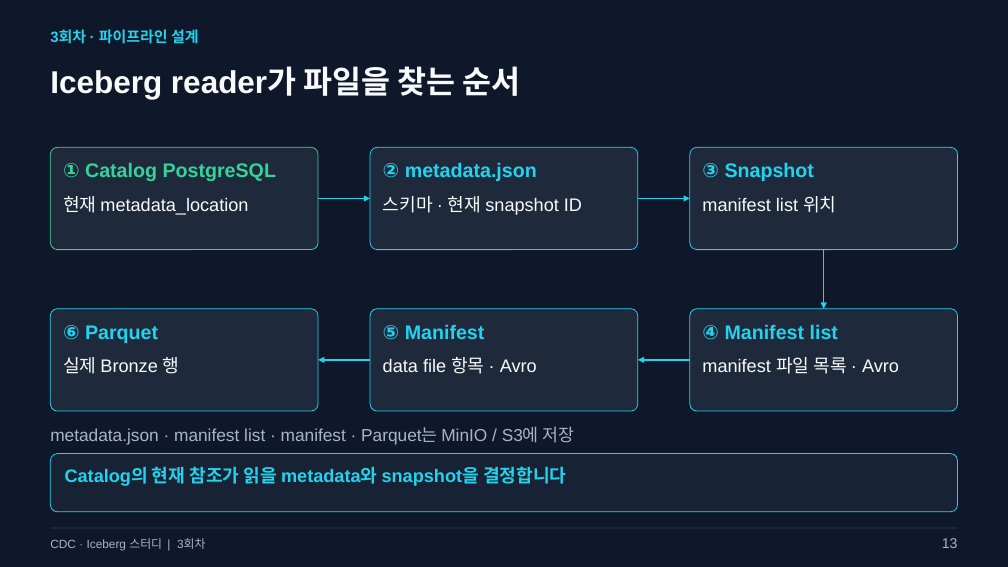
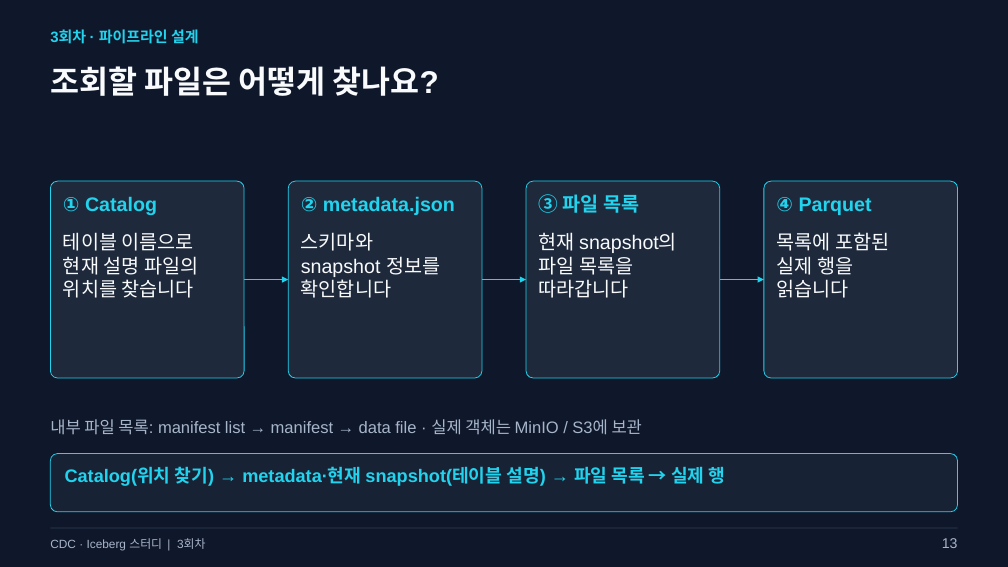
Before and after one commit to kim-dabin/cdc-lakehouse-study, a slide deck: slide 13 of labs/session03/slides/03-session03.pptx. Drawn at 1008x567 pixels with LibreOffice and Linux fonts; fonts in the diff are those of the drawing. Boxes give left, top, right and bottom in pixels: in the first picture for what was removed or moved away, otherwise in the second. Text is boxed around its words. In the diff, an @@ line names an element or a change of style, - is before the commit and + after.

```diff
--- a/labs/session03/slides/03-session03.pptx
+++ b/labs/session03/slides/03-session03.pptx
@@ text at (50,66,438,96): text changed @@
-Iceberg reader가 파일을 찾는 순서
+조회할 파일은 어떻게 찾나요?
@@ rounded rectangle: place and size @@
-rounded rectangle at (51,147,318,250)
+rounded rectangle at (51,181,244,378)
@@ rounded rectangle at (51,181,244,378): outline #34D399 0.75 pt to #22D3EE 0.75 pt; proportions changed @@
@@ text at (63,196,157,215): text changed; text colour #34D399 to #22D3EE @@
-① Catalog PostgreSQL
+① Catalog
@@ rounded rectangle: place and size @@
-rounded rectangle at (371,147,638,250)
+rounded rectangle at (288,181,482,378)
@@ text "② metadata.json": place and size @@
-text "② metadata.json" at (383,162,537,181)
+text "② metadata.json" at (301,196,455,215)
@@ arrow removed from (318, 198) to (371, 198) @@
@@ proportions changed in 3 elements at (764,181,957,378), (288,181,482,378), (526,181,720,378) @@
@@ rounded rectangle: place and size @@
-rounded rectangle at (690,147,957,250)
+rounded rectangle at (526,181,720,378)
@@ text at (539,194,639,213): text changed @@
-③ Snapshot
+③ 파일 목록
@@ text removed at (702,196,836,213) @@
-manifest list 위치
@@ rounded rectangle: place and size @@
-rounded rectangle at (690,309,957,411)
+rounded rectangle at (764,181,957,378)
@@ text at (776,197,872,215): text changed @@
-④ Manifest list
+④ Parquet
@@ text at (63,232,198,298): text changed; size 17.2 to 18.8 pt @@
-현재 metadata_location
+테이블 이름으로
+현재 설명 파일의
+위치를 찾습니다
@@ text at (301,232,440,298): text changed; size 17.2 to 18.8 pt @@
-스키마 · 현재 snapshot ID
+스키마와
+snapshot 정보를
+확인합니다
@@ text added at (539,232,677,298), 18.8 pt, text #F8FAFC @@
+현재 snapshot의
+파일 목록을
+따라갑니다
@@ text at (776,232,889,298): text changed; size 17.2 to 18.8 pt @@
-manifest 파일 목록 · Avro
+목록에 포함된
+실제 행을
+읽습니다
@@ arrow removed from (824, 250) to (824, 309) @@
@@ arrow moved from (371, 360) - (318, 360) to (244, 280) - (288, 280) @@
@@ arrow moved from (638, 198) - (690, 198) to (482, 280) - (526, 280) @@
@@ arrow moved from (690, 360) - (638, 360) to (720, 280) - (764, 280) @@
@@ rounded rectangle removed at (51,309,318,411) @@
@@ text removed at (63,325,158,343) @@
-⑥ Parquet
@@ rounded rectangle removed at (371,309,638,411) @@
@@ text removed at (383,324,485,340) @@
-⑤ Manifest
@@ text removed at (383,357,537,374) @@
-data file 항목 · Avro
@@ text at (50,419,642,435): text changed; size 16.5 to 15.8 pt @@
-metadata.json · manifest list · manifest · Parquet는 MinIO / S3에 저장
+내부 파일 목록: manifest list → manifest → data file · 실제 객체는 MinIO / S3에 보관
@@ text at (65,466,726,486): text changed; text colour #F8FAFC to #22D3EE; bold on @@
-실제 Bronze 행
+Catalog(위치 찾기) → metadata·현재 snapshot(테이블 설명) → 파일 목록 → 실제 행
@@ text removed at (65,466,566,486) @@
-Catalog의 현재 참조가 읽을 metadata와 snapshot을 결정합니다
```
Also in this commit, not shown: 7 other slides changed, 2 slides added, 2 slides removed, 2 other files.
